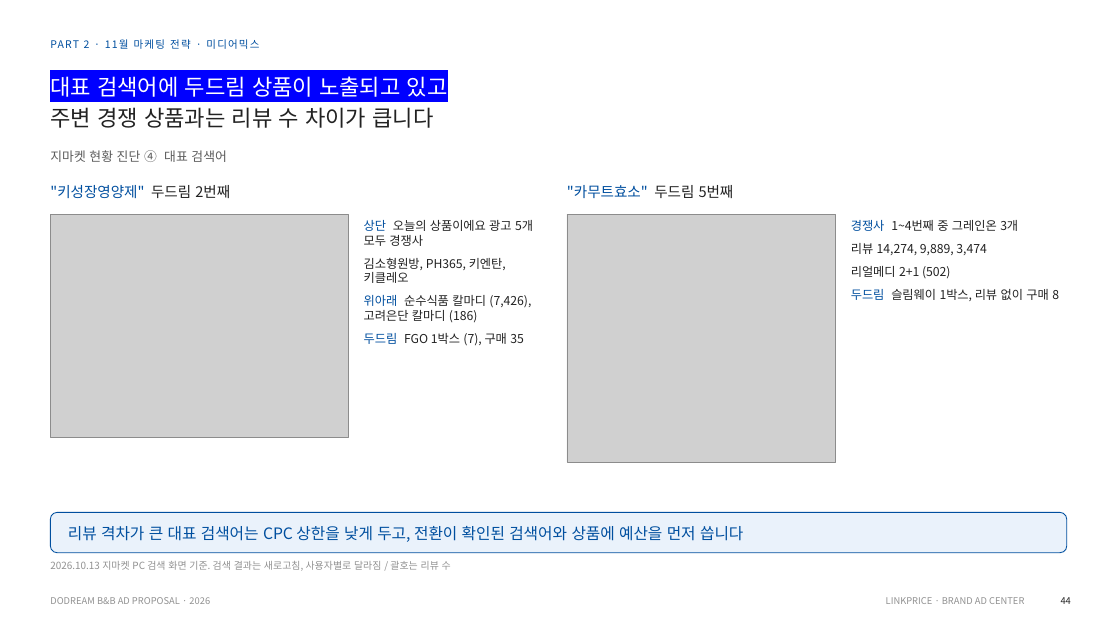
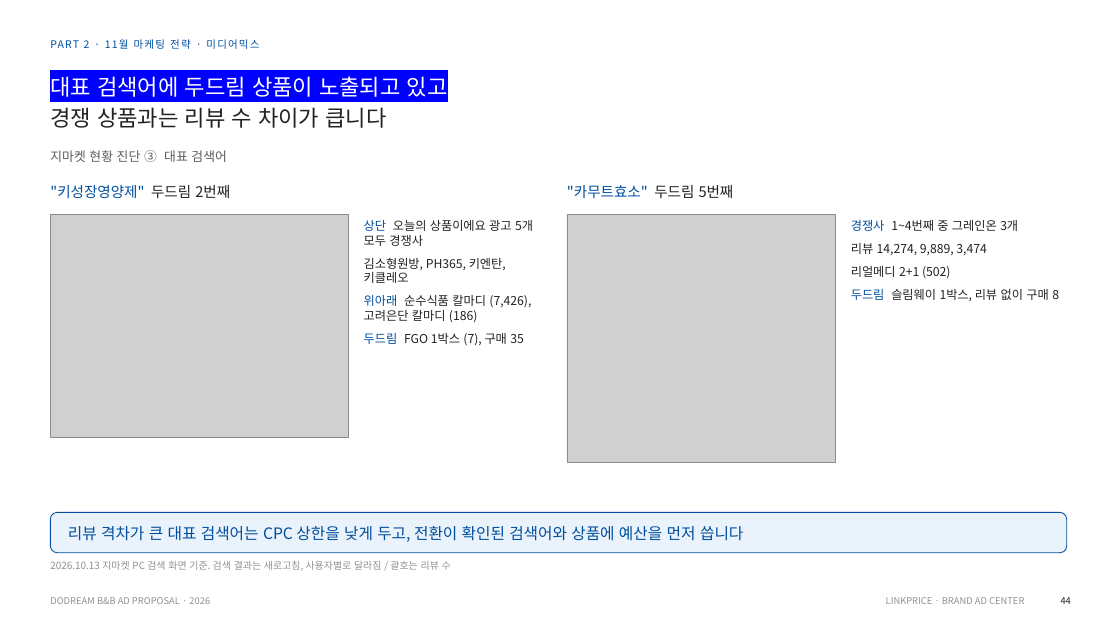
Before and after one commit to sonnet24/mypage, a slide deck: slide 10 of 쿠팡_오픈마켓_11월_261013_취합본.pptx (slide 11 before the commit). Drawn at 1120x630 pixels with LibreOffice and Linux fonts; fonts in the diff are those of the drawing; grey boxes stand for pictures. Boxes give left, top, right and bottom in pixels: in the first picture for what was removed or moved away, otherwise in the second. Text is boxed around its words. In the diff, an @@ line names an element or a change of style, - is before the commit and + after.

```diff
--- a/쿠팡_오픈마켓_11월_261013_취합본.pptx
+++ b/쿠팡_오픈마켓_11월_261013_취합본.pptx
@@ text at [50,107,387,128]: text changed @@
-주변 경쟁 상품과는 리뷰 수 차이가 큽니다
+경쟁 상품과는 리뷰 수 차이가 큽니다
@@ text at [50,150,226,162]: text changed @@
-지마켓 현황 진단 ④ 대표 검색어
+지마켓 현황 진단 ③ 대표 검색어
```
Also in this commit, not shown: 5 other slides changed, 1 slide removed.
